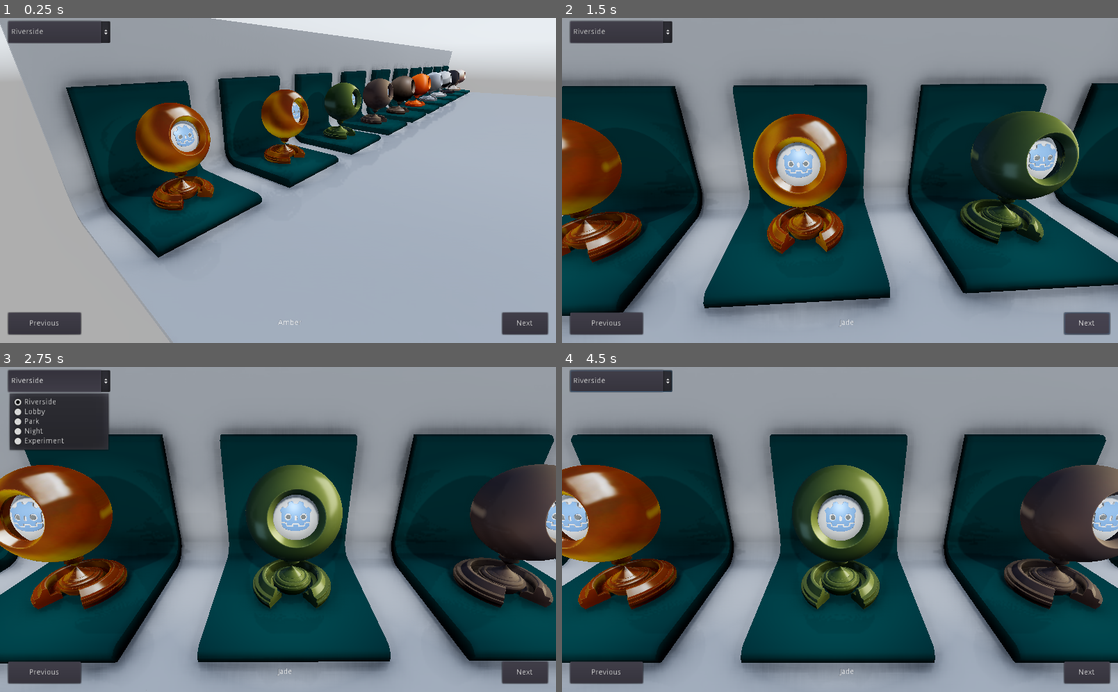
Above: before the commit, frames 1-4 (two rows, left to right).
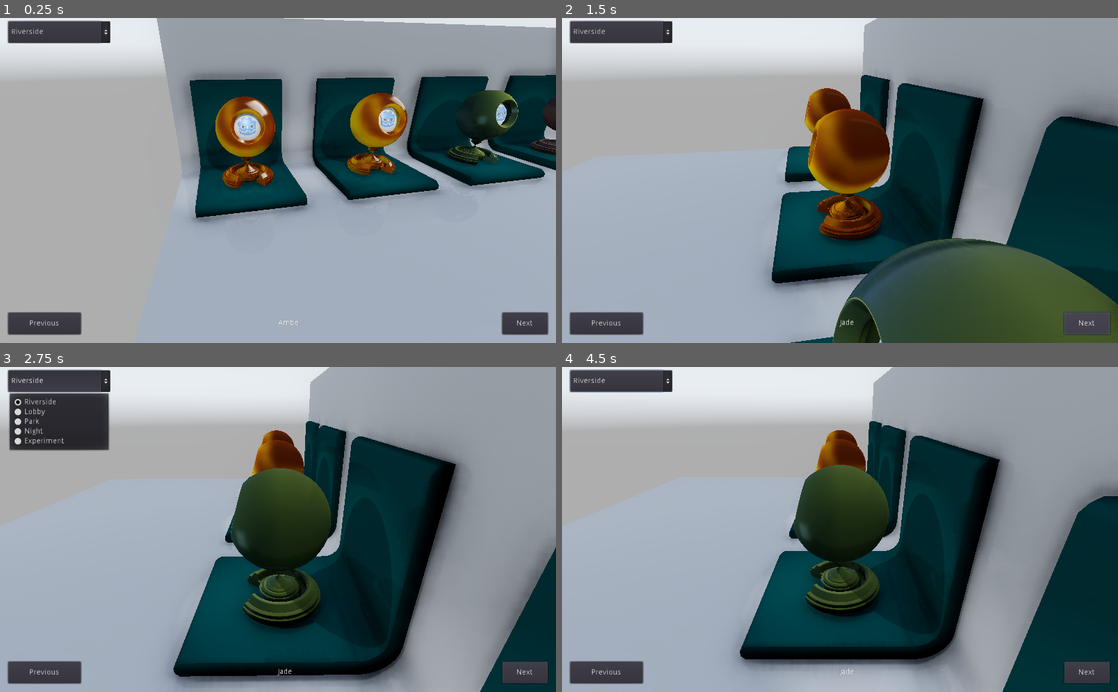
Above: after the commit, the same moments.

Repository: godot-extended-libraries/godot-mat-cap
Game: Godot game, scene res://material_tester/scenes/tester.scn
The game is run twice, just before and just after one commit, with the same random seed, the same clock (stepped at 60 frames per second) and the same inputs. A sky picture missing from this copy of the repository is replaced by a grey-blue gradient.
Inputs:
- Up to frame 1 (0.25 s): no input
- Up to frame 2 (1.5 s): click "Next" at 0.5 s; click "Next" at 1.25 s
- Up to frame 3 (2.75 s): click "Riverside" at 2 s
- Up to frame 4 (4.5 s): click "Previous" at 2.75 s; click "Riverside" at 3.5 s; click "Previous" at 4.25 s

The runs differ from the first frame. In frame 1, 43% of the frame differs, in the area x 0-100%, y 0-100%; in frame 2, 72%; in frame 3, 69%; in frame 4, 68%.

Commit message:
Correct error.

Diff:
--- a/material_tester/core/tester.gd
+++ b/material_tester/core/tester.gd
@@ -53,10 +53,10 @@
 func _process(delta):
 	var xform = get_node("testers").get_child(tester_index).get_node("MeshInstance").global_transform
 	var p = xform.origin
-	var r = Quat(xform.basis)
+	var r = xform.basis.get_rotation_quat()
 	var from_xform = get_node("camera").transform
 	var from_p = from_xform.origin
-	var from_r = Quat(from_xform.basis)
+	var from_r = from_xform.basis.get_rotation_quat()
 
 	p = from_p.linear_interpolate(p,INTERP_SPEED*delta)
 	r = from_r.slerp(r,INTERP_SPEED*delta)
